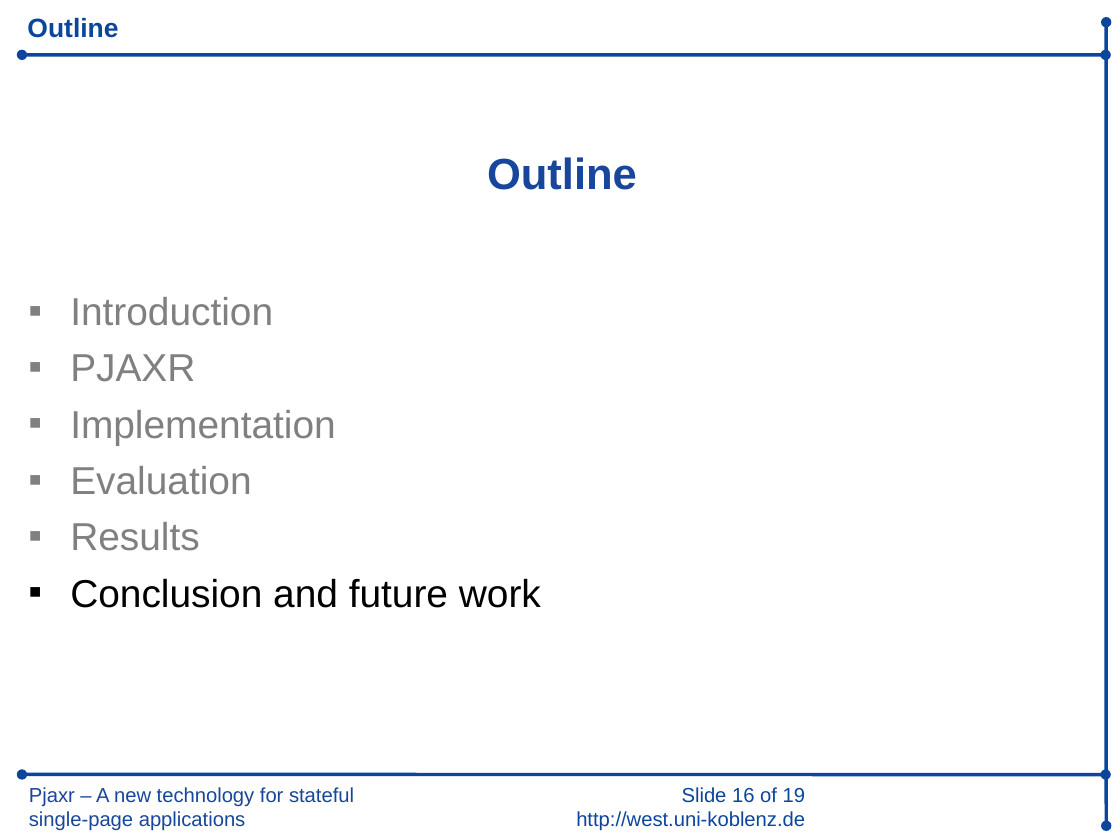
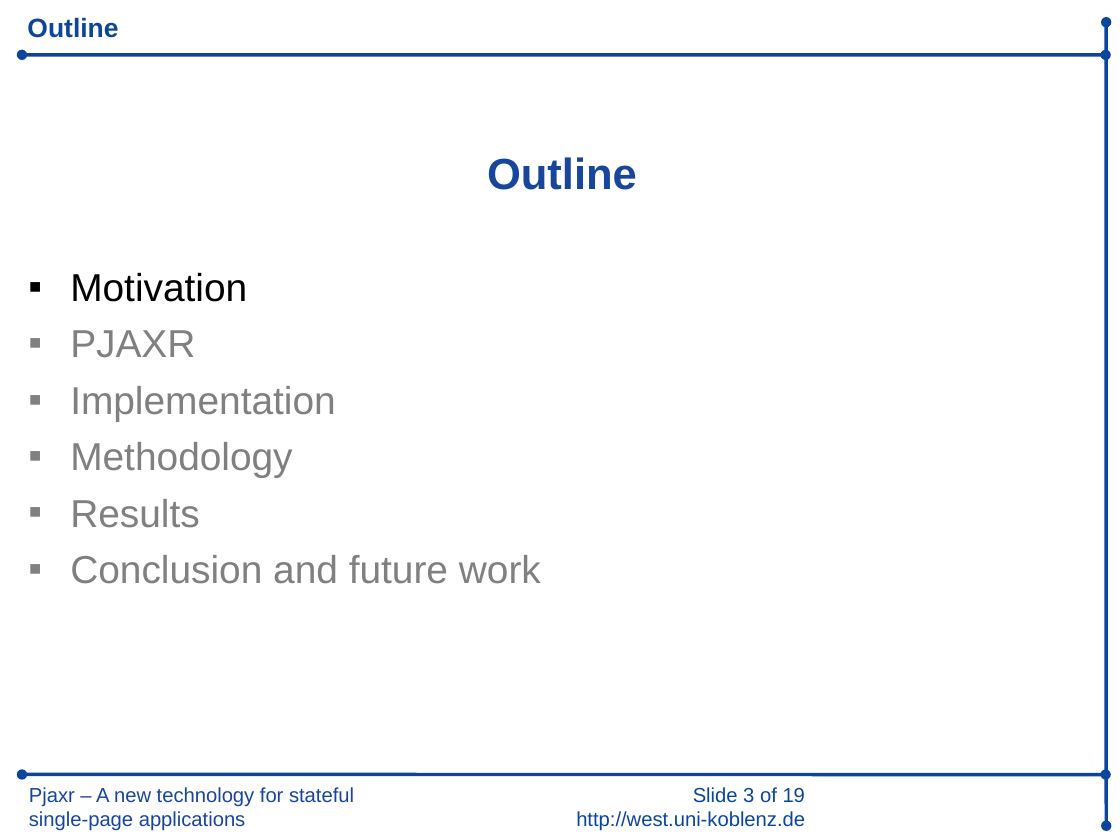
Before and after one commit to iekadou/bachelor-thesis, a slide deck: slide 3 of colloquium/colloquium.ppt (slide 16 before the commit). Drawn at 1120x840 pixels with LibreOffice and Linux fonts; fonts in the diff are those of the drawing; background and template pictures are left out. Boxes give left, top, right and bottom in pixels: in the first picture for what was removed or moved away, otherwise in the second. Text is boxed around its words. In the diff, an @@ line names an element or a change of style, - is before the commit and + after.

```diff
--- a/colloquium/colloquium.ppt
+++ b/colloquium/colloquium.ppt
@@ text "Motivation": place and size @@
-text "Motivation" at (70,297,541,608)
+text "Motivation" at (70,272,541,584)
@@ text at (70,272,247,302): text changed; text colour #808080 to #000000 @@
-▪ Introduction
+▪ Motivation
@@ text at (70,442,292,477): text changed @@
-▪ Evaluation
+▪ Methodology
@@ text at (70,555,541,584): text colour #000000 to #808080 in "Conclusion and future work"; bullet colour #000000 to #808080 @@
@@ text at (576,787,805,831): text changed @@
-Slide 16 of 19
-http://west.uni-koblenz.de
+Slide 3 of 19
+http://west.uni-koblenz.de
```
Also in this commit, not shown: 13 other slides changed, 3 slides added, 1 slide removed, 2 other files.
